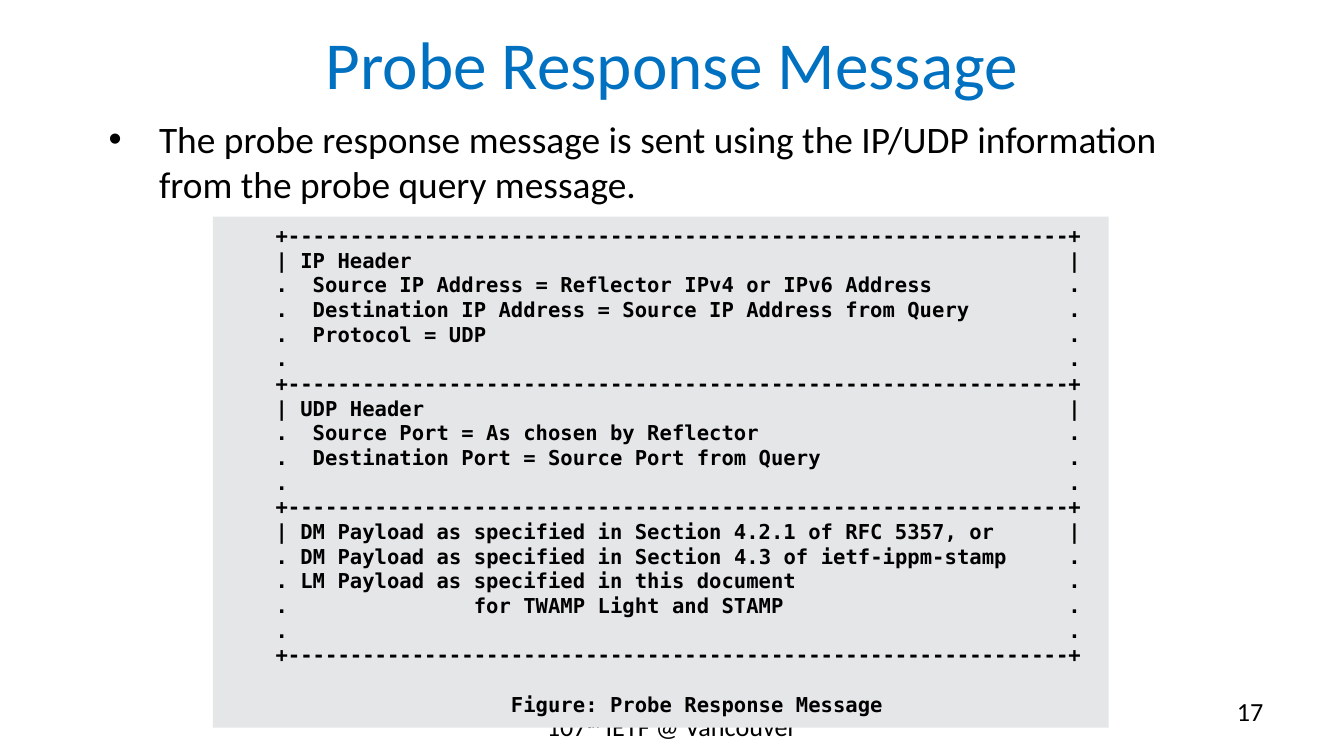
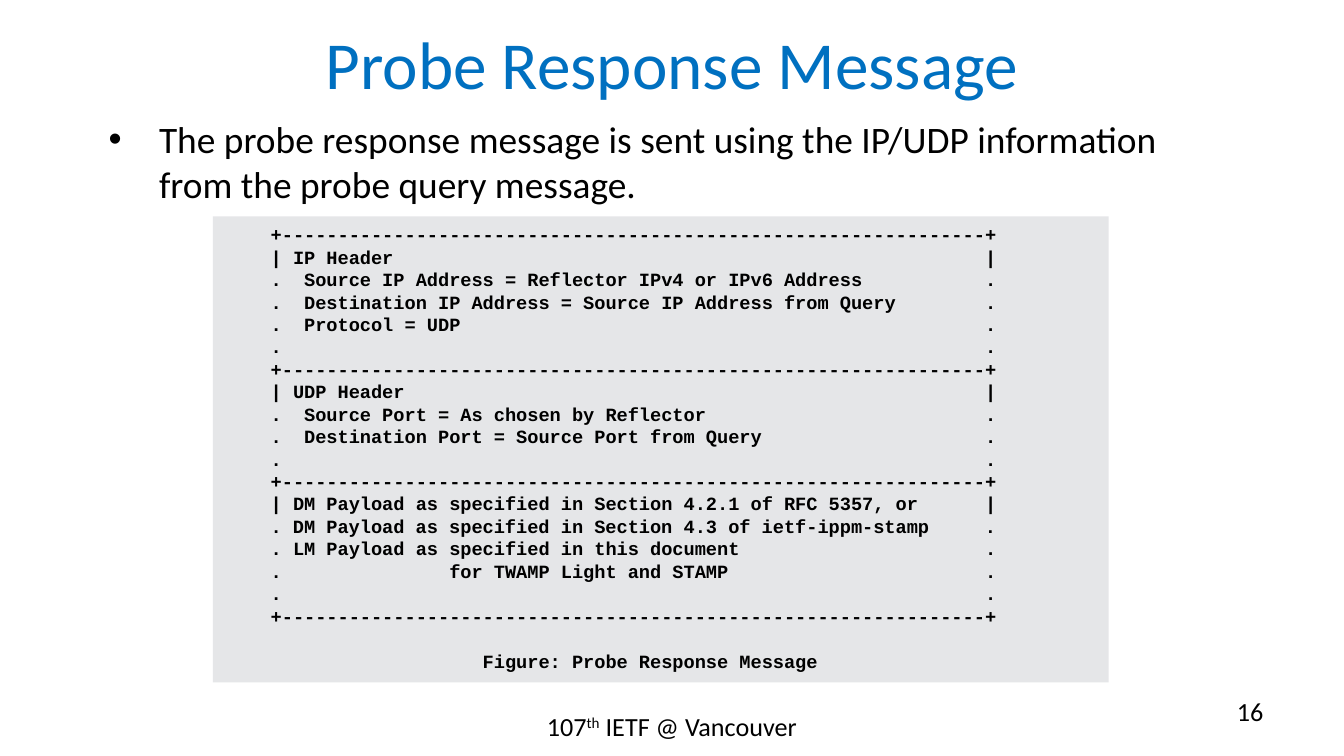
Before and after one commit to rakgandhi/ietf-slides, a slide deck: slide 16 of draft-gandhi-spring-twamp-srpm-07.pptx (slide 17 before the commit). Drawn at 1344x756 pixels with LibreOffice and Linux fonts; fonts in the diff are those of the drawing. Boxes give left, top, right and bottom in pixels: in the first picture for what was removed or moved away, otherwise in the second. Text is boxed around its words. In the diff, an @@ line names an element or a change of style, - is before the commit and + after.

```diff
--- a/draft-gandhi-spring-twamp-srpm-07.pptx
+++ b/draft-gandhi-spring-twamp-srpm-07.pptx
@@ rectangle "+----------------------------------------------------------- ...": place and size @@
-rectangle "+----------------------------------------------------------- ..." at [212,216,1109,727]
+rectangle "+----------------------------------------------------------- ..." at [212,216,1109,683]
@@ rectangle "+----------------------------------------------------------- ..." at [212,216,1109,683]: size 11 to 10 pt, font DejaVu Sans Mono to Courier New @@
@@ page number at [1237,703,1263,722]: text changed @@
-17
+16
```
Also in this commit, not shown: 6 other slides changed.
